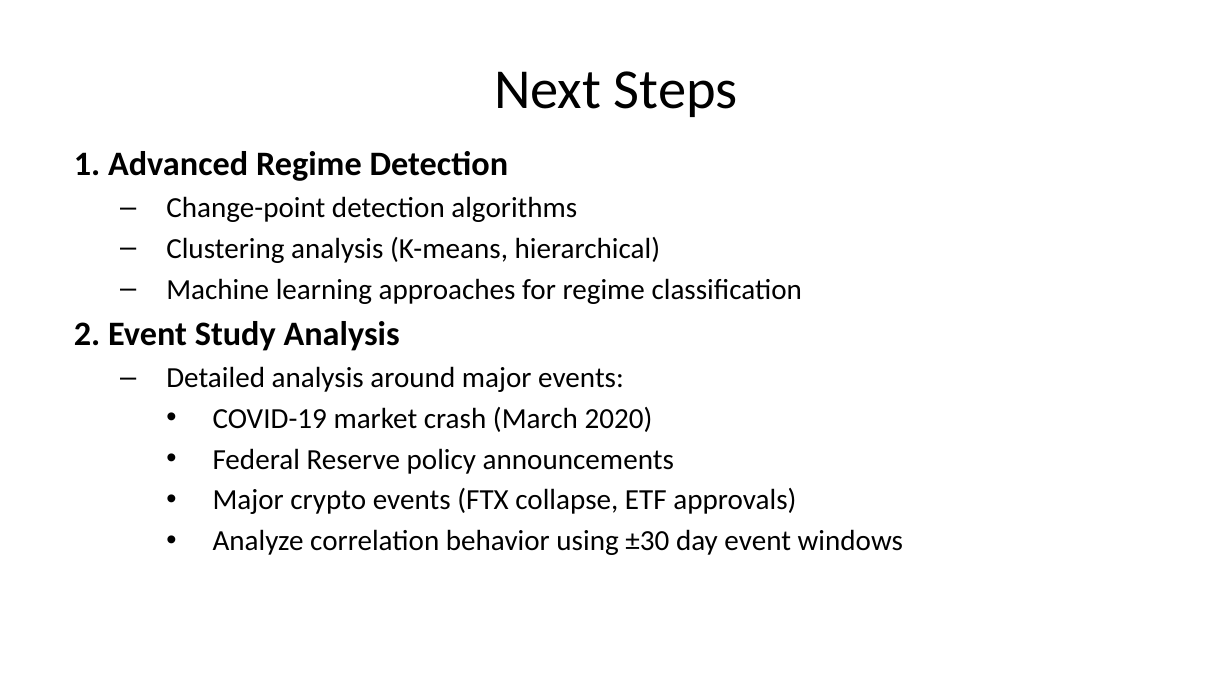
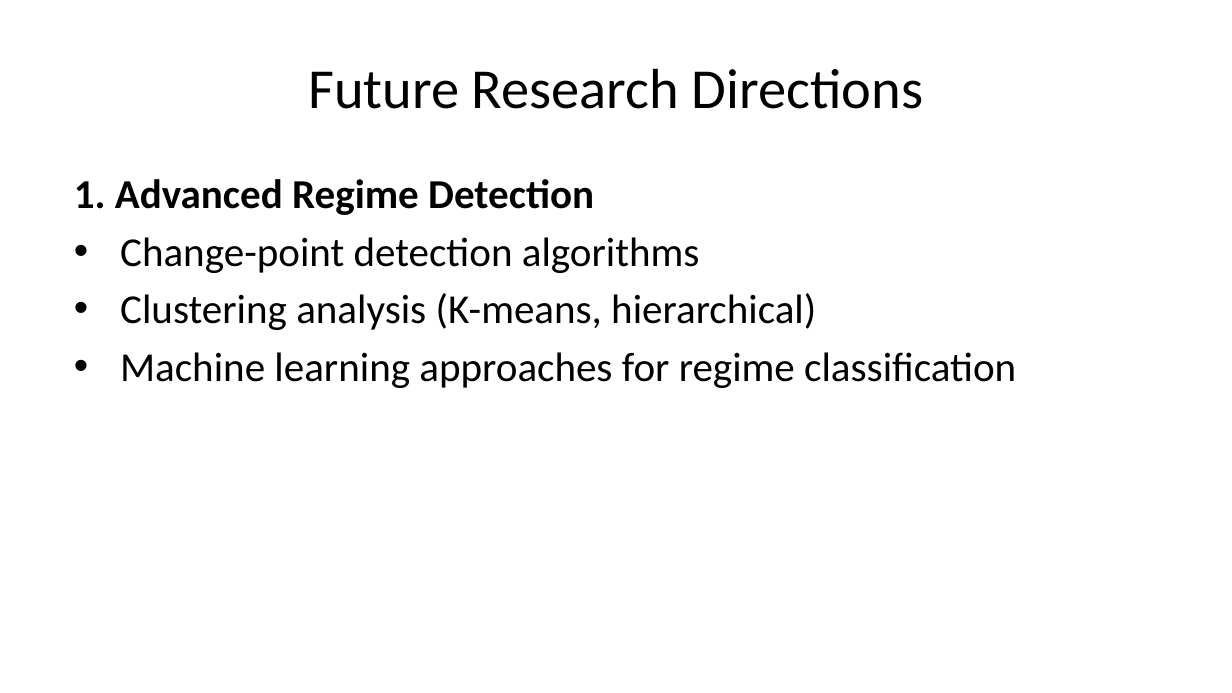
Before and after one commit to SakethKanchi/Cryptocurrency_Commodity_Correlation, a slide deck: slide 42 of presentation.pptx (slide 33 before the commit). Drawn at 1232x693 pixels with LibreOffice and Linux fonts; fonts in the diff are those of the drawing. Boxes give left, top, right and bottom in pixels: in the first picture for what was removed or moved away, otherwise in the second. Text is boxed around its words. In the diff, an @@ line names an element or a change of style, - is before the commit and + after.

```diff
--- a/presentation.pptx
+++ b/presentation.pptx
@@ title at (308,68,923,109): text changed @@
-Next Steps
+Future Research Directions
@@ text "1. Advanced Regime Detection": place and size @@
-text "1. Advanced Regime Detection" at (74,151,903,555)
+text "1. Advanced Regime Detection" at (74,179,1016,388)
@@ text "1. Advanced Regime Detection" at (74,179,1016,388): size 20 to 24 pt in "1. Advanced Regime Detection"; size 17 to 24 pt in "Change-point detection algorithms", "Clustering analysis (K-means, hierarchical)", "Machine learning approaches for regime classification"; bullet – to •; list level 2 to 1 in "Change-point detection algorithms"; list level 2 to 1 in "Clustering analysis (K-means, hierarchical)"; list level 2 to 1 in "Machine learning approaches for regime ..." @@
@@ text at (74,321,903,555): paragraphs removed @@
-2. Event Study Analysis
-  – Detailed analysis around major events:
-    • COVID-19 market crash (March 2020)
-    • Federal Reserve policy announcements
-    • Major crypto events (FTX collapse, ETF approvals)
-    • Analyze correlation behavior using ±30 day event windows
```
Also in this commit, not shown: 33 other slides changed, 14 slides added, 3 slides removed, 11 other files.
